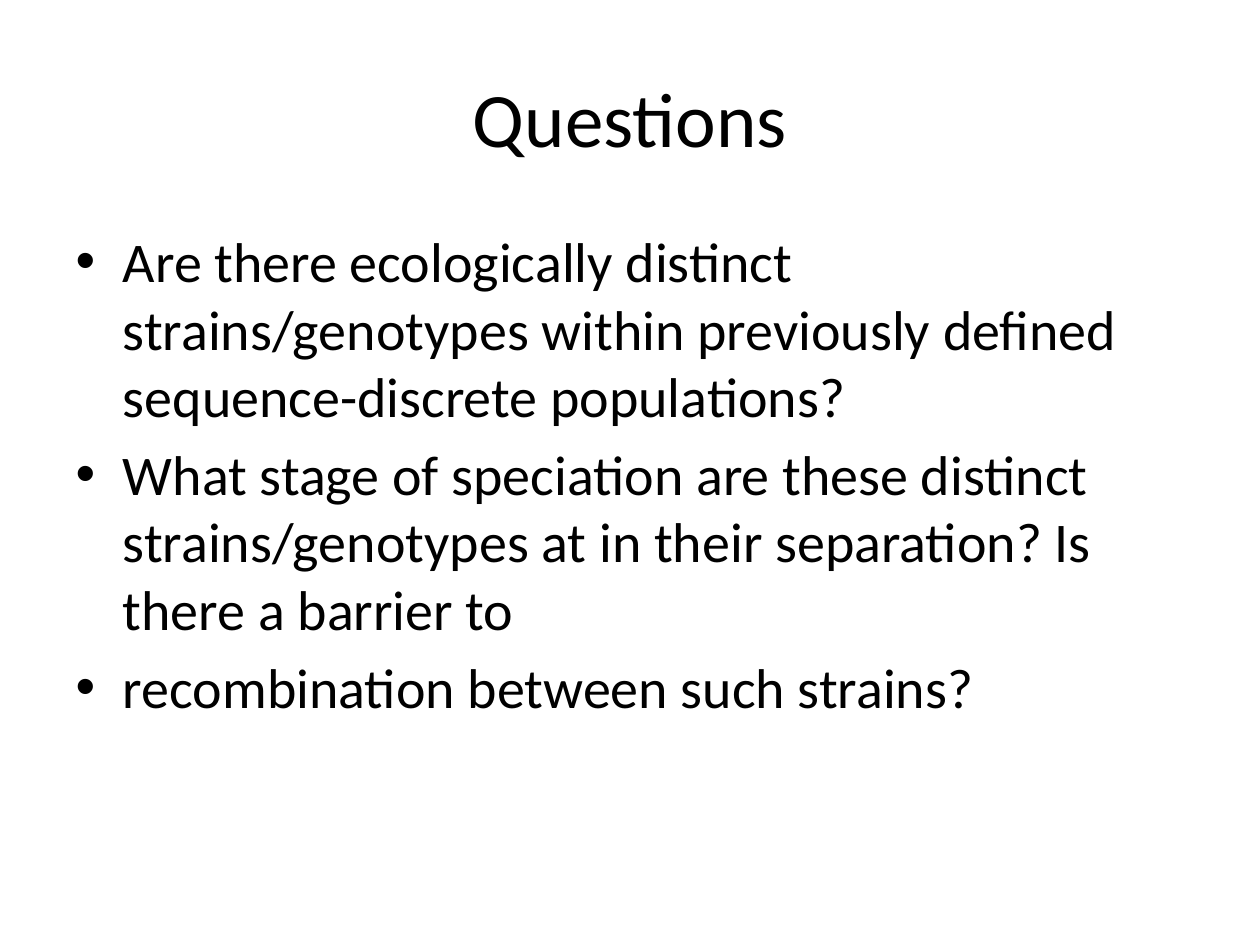
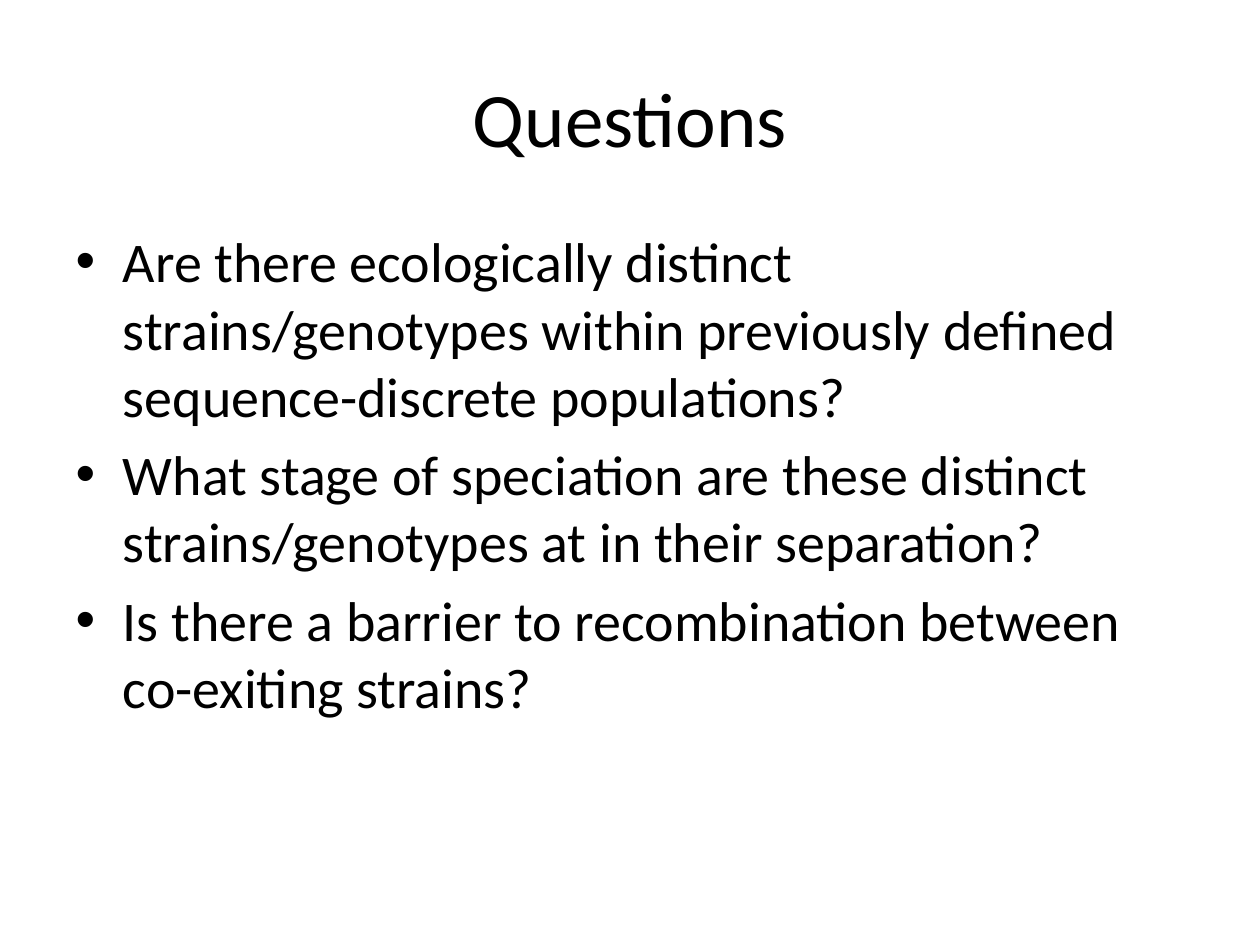
Before and after one commit to sstevens2/MDTP, a slide deck: slide 9 of 5YCM/Slides_5YCM.pptx (slide 10 before the commit). Drawn at 1260x945 pixels with LibreOffice and Linux fonts; fonts in the diff are those of the drawing. Boxes give left, top, right and bottom in pixels: in the first picture for what was removed or moved away, otherwise in the second. Text is boxed around its words. In the diff, an @@ line names an element or a change of style, - is before the commit and + after.

```diff
--- a/5YCM/Slides_5YCM.pptx
+++ b/5YCM/Slides_5YCM.pptx
@@ text at (x1=123, y1=456, x2=1120, y2=718): text changed @@
-• What stage of speciation are these distinct strains/genotypes at in their separation? Is there a barrier to
-• recombination between such strains?
+• What stage of speciation are these distinct strains/genotypes at in their separation?
+• Is there a barrier to recombination between co-exiting strains?
```
Also in this commit, not shown: 2 slides added, 2 slides removed.
